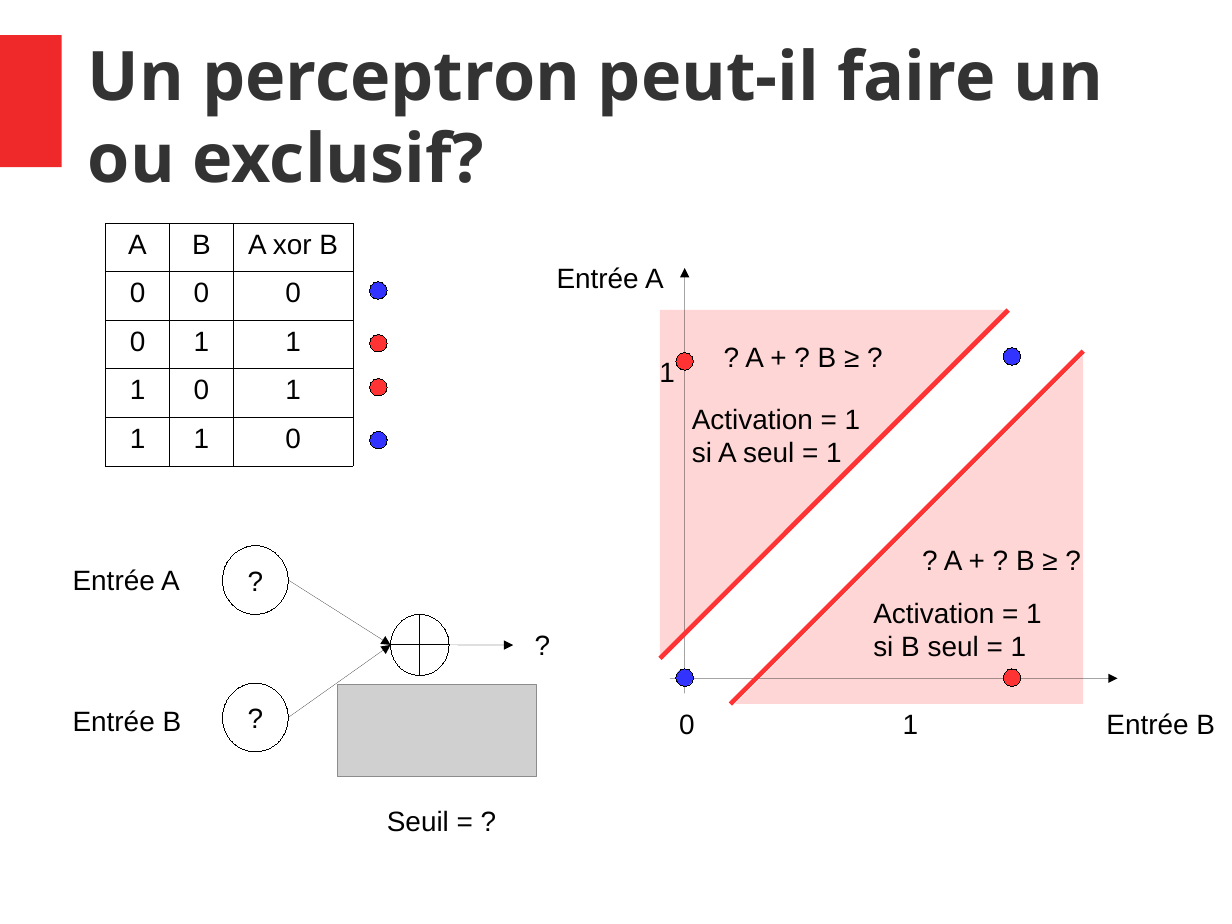
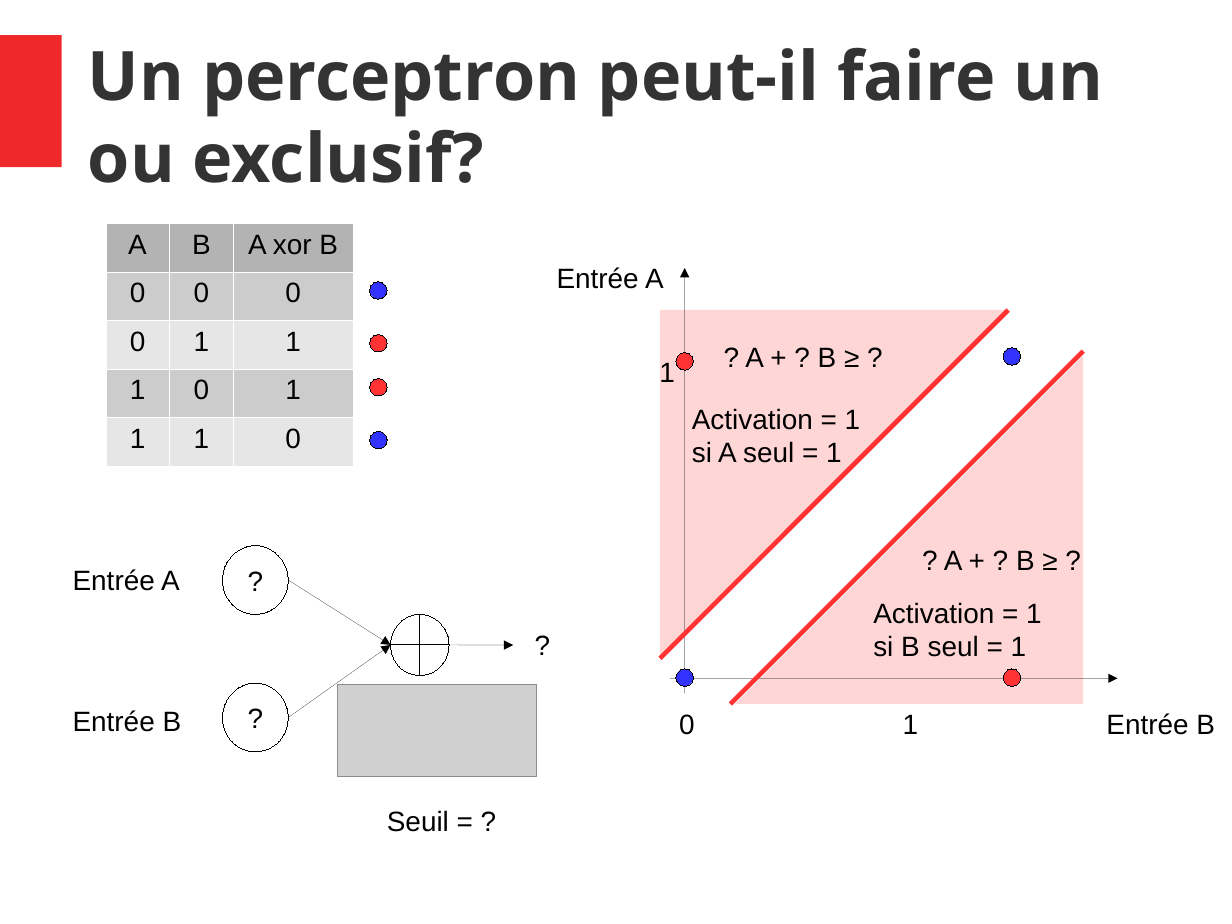
Before and after one commit to thalitadru/CoursNNDL, a slide deck: slide 8 of cours.odp. Drawn at 1232x924 pixels with LibreOffice and Linux fonts; fonts in the diff are those of the drawing; grey boxes stand for pictures. Boxes give left, top, right and bottom in pixels: in the first picture for what was removed or moved away, otherwise in the second. Text is boxed around its words. In the diff, an @@ line names an element or a change of style, - is before the commit and + after.

```diff
--- a/cours.odp
+++ b/cours.odp
@@ table at box(106, 224, 353, 466) @@
@@ fill none to #B3B3B3 in row 1 @@
@@ fill none to #CCCCCC in 6 cells @@
@@ fill none to #E6E6E6 in 6 cells @@
@@ borders changed @@
```
Also in this commit, not shown: 6 other slides changed.
